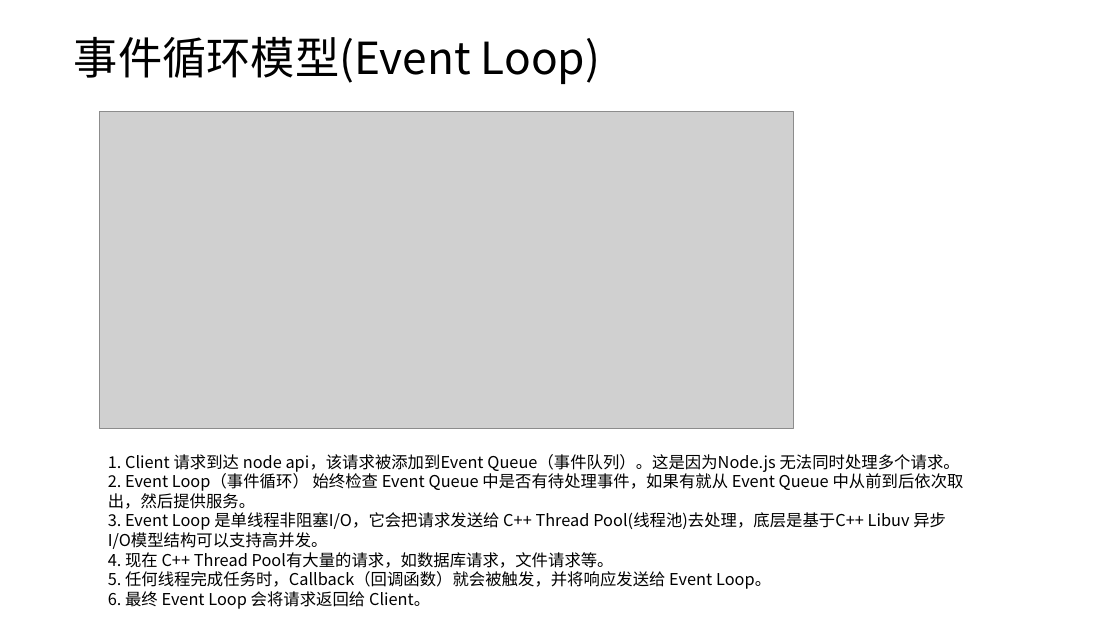
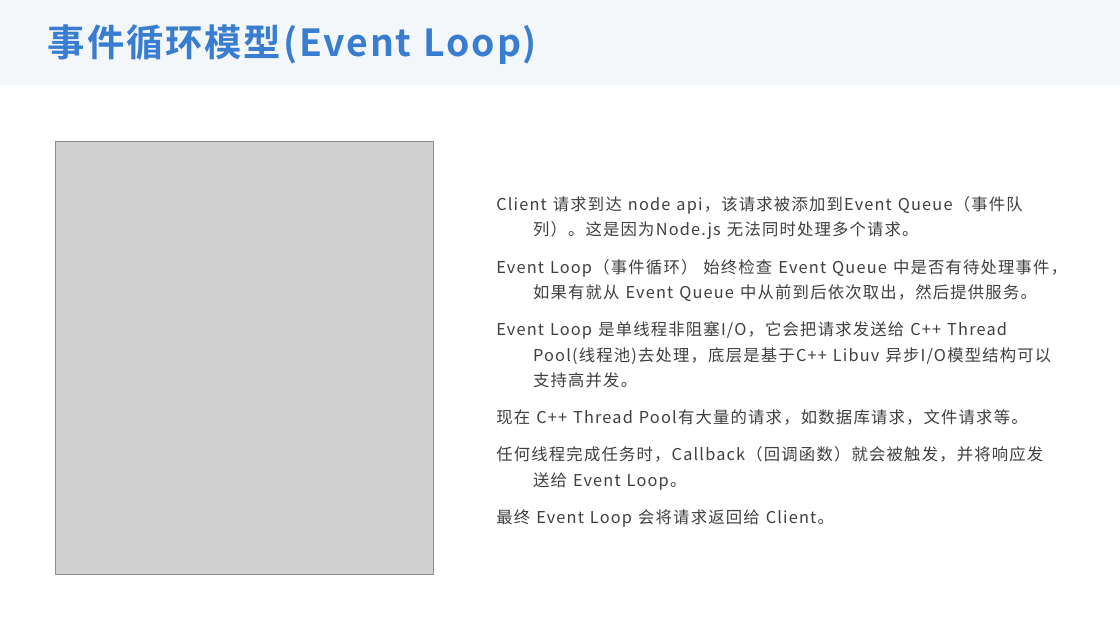
Before and after one commit to sz928/nodeJsDemo, a slide deck: slide 6 of nodejs入门.pptx. Drawn at 1120x630 pixels with LibreOffice and Linux fonts; fonts in the diff are those of the drawing; grey boxes stand for pictures. Boxes give left, top, right and bottom in pixels: in the first picture for what was removed or moved away, otherwise in the second. Text is boxed around its words. In the diff, an @@ line names an element or a change of style, - is before the commit and + after.

```diff
--- a/nodejs入门.pptx
+++ b/nodejs入门.pptx
@@ rectangle added at bbox=[0, 0, 1120, 85], fill #F4F7FA @@
@@ text "事件循环模型(Event Loop)": place and size @@
-text "事件循环模型(Event Loop)" at bbox=[74, 37, 661, 85]
+text "事件循环模型(Event Loop)" at bbox=[48, 24, 537, 64]
@@ text "事件循环模型(Event Loop)" at bbox=[48, 24, 537, 64]: size 37.9 to 32 pt, text colour #000000 to #387DD0, letter spacing 0 to 1.6 pt, bold on; line spacing 0.9 to 1; vertical alignment top to middle; fill #FFFFFF to none; outline #FFFFFF 1 pt to none @@
@@ picture removed at bbox=[99, 112, 793, 429] @@
@@ picture added at bbox=[55, 141, 434, 574] @@
@@ text "Client 请求到达 node api，该请求被添加到Event Queue（事件队列）。这是因为Node.js ..." at bbox=[496, 196, 1067, 527]: vertical alignment top to middle @@
@@ text at bbox=[496, 196, 1067, 527]: text changed; text colour #000000 to #404040 @@
-1. Client 请求到达 node api，该请求被添加到Event Queue（事件队列）。这是因为Node.js 无法同时处理多个请求。
-2. Event Loop（事件循环） 始终检查 Event Queue 中是否有待处理事件，如果有就从 Event Queue 中从前到后依次取出，然后提供服务。
-3. Event Loop 是单线程非阻塞I/O，它会把请求发送给 C++ Thread Pool(线程池)去处理，底层是基于C++ Libuv 异步I/O模型结构可以支持高并发。
-4. 现在 C++ Thread Pool有大量的请求，如数据库请求，文件请求等。
-5. 任何线程完成任务时，Callback（回调函数）就会被触发，并将响应发送给 Event Loop。
-6. 最终 Event Loop 会将请求返回给 Client。
+1. Client 请求到达 node api，该请求被添加到Event Queue（事件队列）。这是因为Node.js 无法同时处理多个请求。
+2. Event Loop（事件循环） 始终检查 Event Queue 中是否有待处理事件，如果有就从 Event Queue 中从前到后依次取出，然后提供服务。
+3. Event Loop 是单线程非阻塞I/O，它会把请求发送给 C++ Thread Pool(线程池)去处理，底层是基于C++ Libuv 异步I/O模型结构可以支持高并发。
+4. 现在 C++ Thread Pool有大量的请求，如数据库请求，文件请求等。
+5. 任何线程完成任务时，Callback（回调函数）就会被触发，并将响应发送给 Event Loop。
+6. 最终 Event Loop 会将请求返回给 Client。
```
Also in this commit, not shown: 6 other slides changed.
